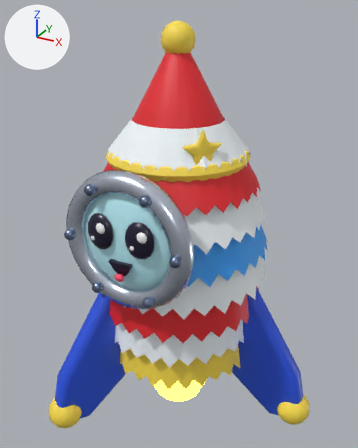
Two versions of the FBX model art/export/creatures/cohetin.fbx, one commit apart.
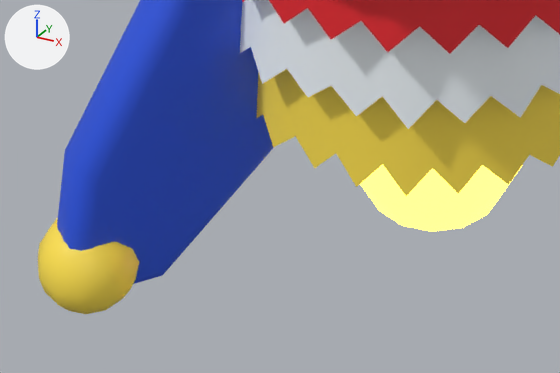
Each version is shown whole from a 50 mm camera at (1.88, -3.94, 4.15) aimed at (-0.26, -0.05, 2.21), then close up on the part from 10% to 61% of the width and 73% to 100% of the height. Every picture has the same lights, and +X, +Y and +Z are marked at upper left. The first two pictures are the older version.

The older version as bpy lines, for what is in view:
```python
mat_m_neon = bpy.data.materials.new('M_Neon')
mat_m_neon.use_nodes = True; mat_m_neon.node_tree.nodes.clear()
_N = mat_m_neon.node_tree.nodes; _L = mat_m_neon.node_tree.links
n0 = _N.new('ShaderNodeBsdfPrincipled'); n0.name = 'Principled BSDF'
n0.inputs[28].default_value = 4.0  # 'Emission Strength'
n1 = _N.new('ShaderNodeOutputMaterial'); n1.name = 'Material Output'
n2 = _N.new('ShaderNodeTexImage'); n2.name = 'Image Texture'
n2.image = img_palette_color_png
n3 = _N.new('ShaderNodeTexImage'); n3.name = 'Image Texture.001'
n3.image = img_palette_roughness_png
n4 = _N.new('ShaderNodeTexImage'); n4.name = 'Image Texture.002'
n4.image = img_palette_metalness_png
n5 = _N.new('ShaderNodeTexImage'); n5.name = 'Image Texture.003'
n5.image = img_palette_color_png
_L.new(n2.outputs[0], n0.inputs[0])  # 'Color' to 'Base Color'
_L.new(n3.outputs[0], n0.inputs[2])  # 'Color' to 'Roughness'
_L.new(n4.outputs[0], n0.inputs[1])  # 'Color' to 'Metallic'
_L.new(n5.outputs[0], n0.inputs[27])  # 'Color' to 'Emission Color'
_L.new(n0.outputs[0], n1.inputs[0])  # 'BSDF' to 'Surface'
me_cohetin = bpy.data.meshes.new('cohetin')
me_cohetin.from_pydata(...)  # 3578 vertices, 3243 faces; spans x -1.19..1.19, y -1.31..1.31, z 0.27..4.04
me_cohetin.materials.append(mat_m_palette)
me_cohetin_neon = bpy.data.meshes.new('cohetin_Neon')
me_cohetin_neon.from_pydata(...)  # a UV sphere (14 segments, 8 rings, poles along z) spanning x -0.647..0.055, y -0.36..0.36, z 0.0..1.0; a UV sphere (12 segments, 6 rings, poles along z) spanning x -0.516..-0.076, y -0.22..0.22, z 0.08..0.72
me_cohetin_neon.materials.append(mat_m_neon)
ob_cohetin = bpy.data.objects.new('cohetin', me_cohetin)
ob_cohetin.location = (0.0, 0.0, 0.0)
ob_cohetin_neon = bpy.data.objects.new('cohetin_Neon', me_cohetin_neon)
ob_cohetin_neon.location = (0.0, 0.0, 0.0)
```
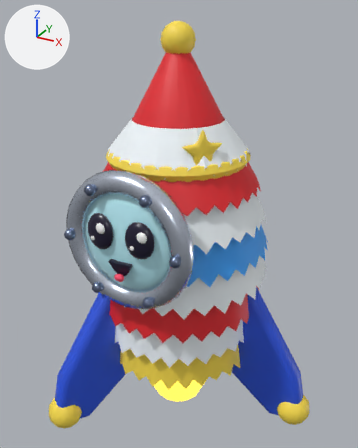
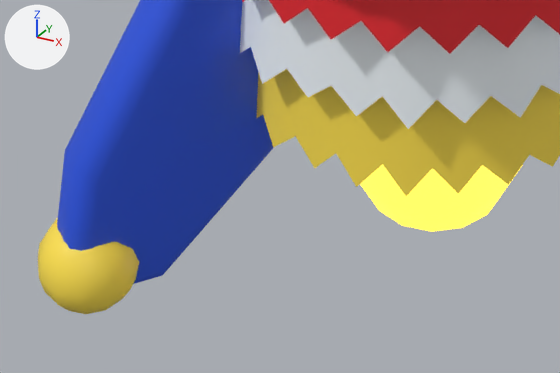
Pixel boxes [x1, y1, x2, y2] of what changed, in the close-ups (560 x 373 px):
'cohetin_Neon', surface changed: [360, 164, 523, 232] in both

What changed in the scene script:
```text
Change mat_m_neon:
    where n0 = _N.new('ShaderNodeBsdfPrincipled'); n0.name = 'Principled BSDF'
    n0.inputs[28].default_value: 4.0 -> 1.6  # 'Emission Strength'
```
